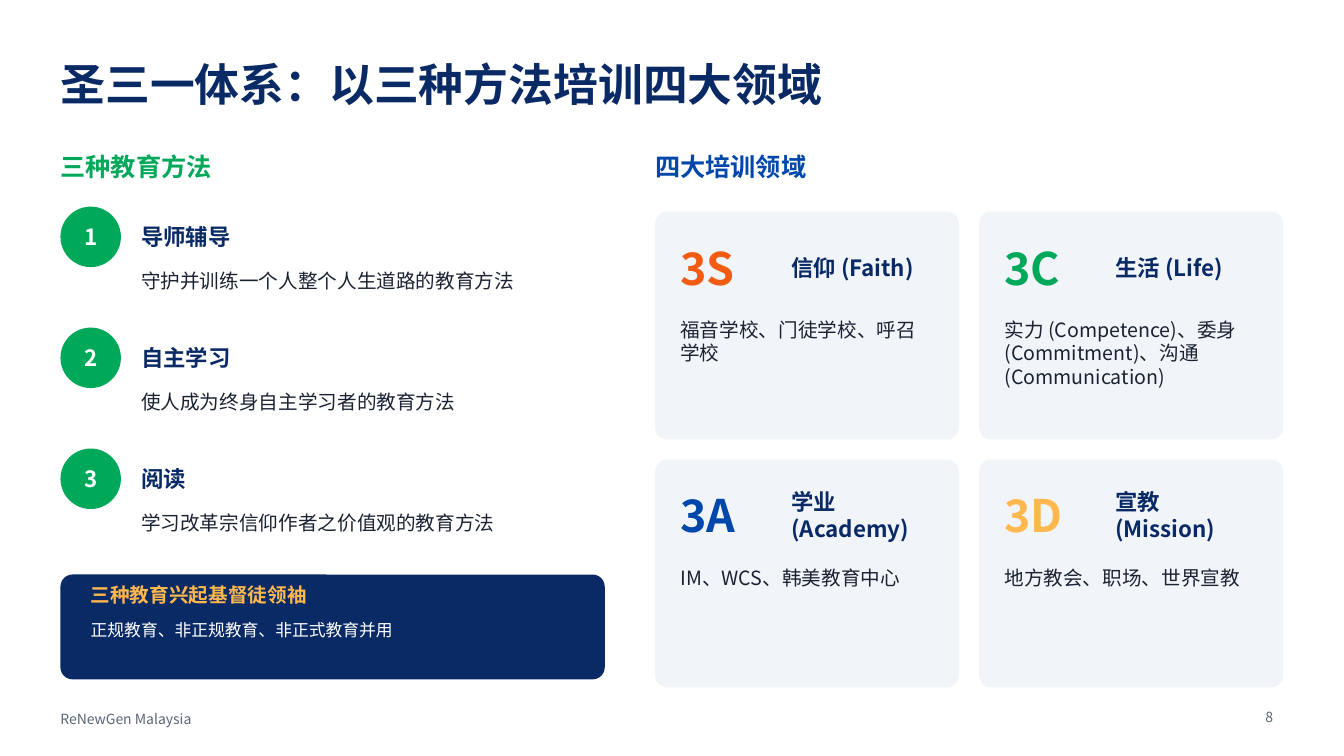
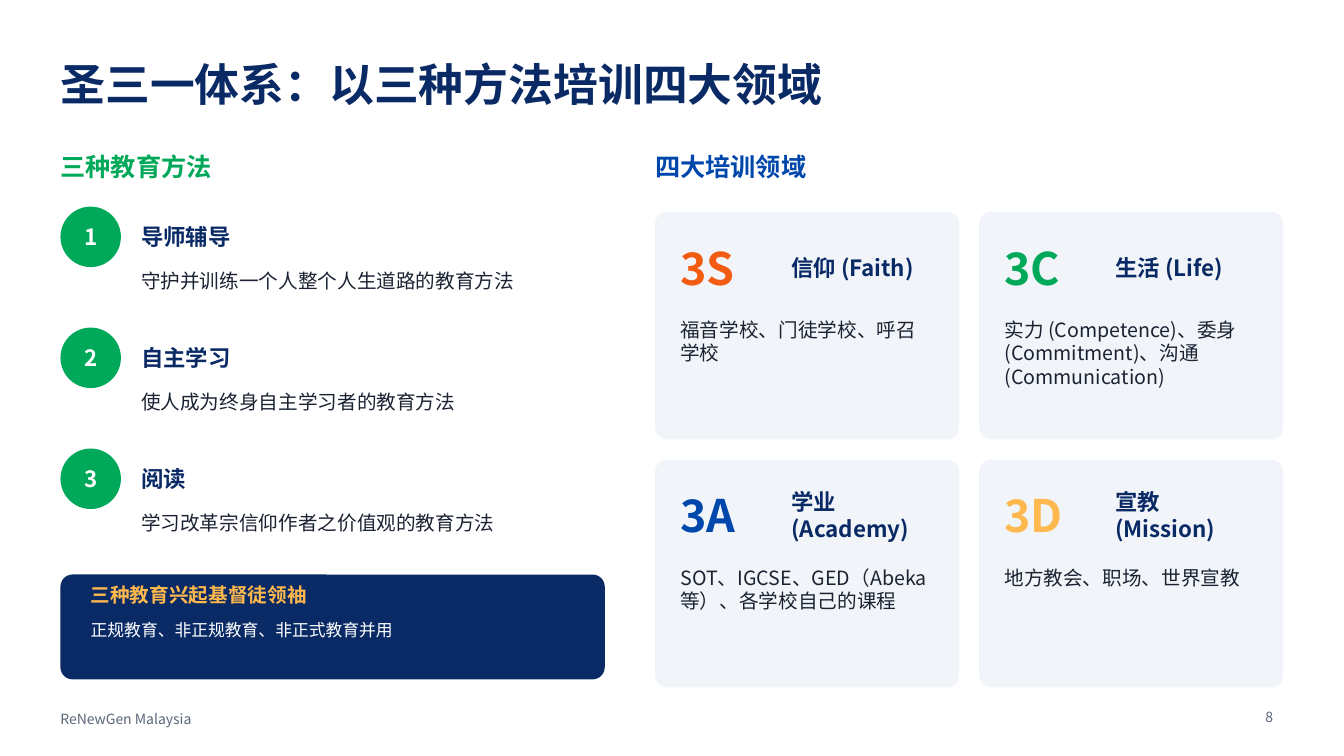
Before and after one commit to ChampionJohan/Johan, a slide deck: slide 8 of renewgen-malaysia/ReNewGen_Malaysia_ZH.pptx. Drawn at 1344x756 pixels with LibreOffice and Linux fonts; fonts in the diff are those of the drawing. Boxes give left, top, right and bottom in pixels: in the first picture for what was removed or moved away, otherwise in the second. Text is boxed around its words. In the diff, an @@ line names an element or a change of style, - is before the commit and + after.

```diff
--- a/renewgen-malaysia/ReNewGen_Malaysia_ZH.pptx
+++ b/renewgen-malaysia/ReNewGen_Malaysia_ZH.pptx
@@ text at box(680, 568, 926, 610): text changed @@
-IM、WCS、韩美教育中心
+SOT、IGCSE、GED（Abeka 等）、各学校自己的课程
```
Also in this commit, not shown: 4 other slides changed, 9 other files.
